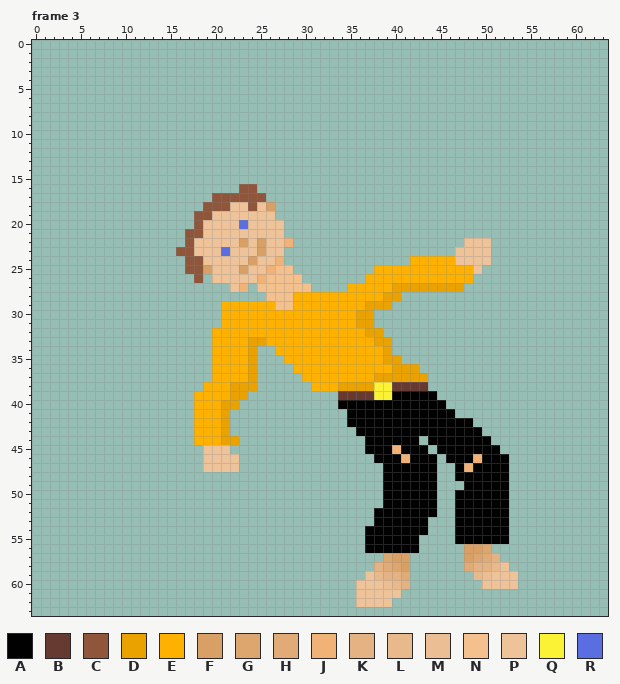
Two versions of one pixel-art file, draclove-love/typeshit/matrix.aseprite. Above: the version before the commit.
64x64 pixels, 7 frames. Colours within 5 levels of each other are drawn and written as one. Shown: frame 3. The commit also changed other frames, which this record leaves out.
Palette (. is transparent): A #010101  B #663931  C #8f563b  D #e9a200  E #ffb100  F #d9a066  G #dda66f  H #e0ab77  J #f0b276  K #e5b383  L #e8b98b  M #ebbe93  N #f3c08e  P #eec39a  Q #fbf236  R #5b6ee1
And afterwards:
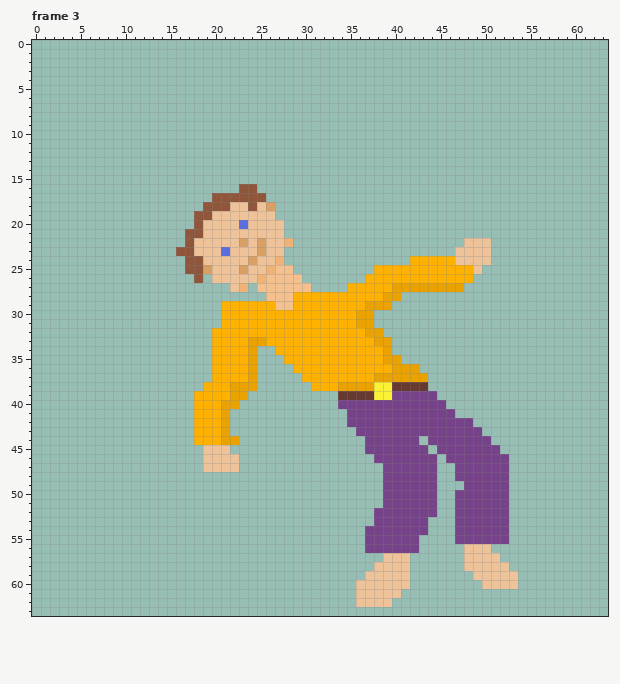
Difference:
@@ palette @@
-A #010101
+A #76428a
--- frame 3
@@ x 38..51 @@
 44 AAAAA.AAAAAAA.
-45 AAJAAA.AAAAAAA
-46 AAAJAAA.AAAJAA
-47 .AAAAAA..AJAAA
+45 AAAAAA.AAAAAAA
+46 AAAAAAA.AAAAAA
+47 .AAAAAA..AAAAA
 48 .AAAAAA..AAAAA
@@ x 36..53 @@
 55 .AAAAAA....AAAAAA.
-56 .AAAAAA.....FFG...
-57 ...GFF......FGHK..
-58 ..KHGF......HKKLP.
-59 .PLKKH.......LMPPP
-60 PPPMLK........PPPP
+56 .AAAAAA.....PPP...
+57 ...PPP......PPPP..
+58 ..PPPP......PPPPP.
+59 .PPPPP.......PPPPP
+60 PPPPPP........PPPP
 61 PPPPP.............
